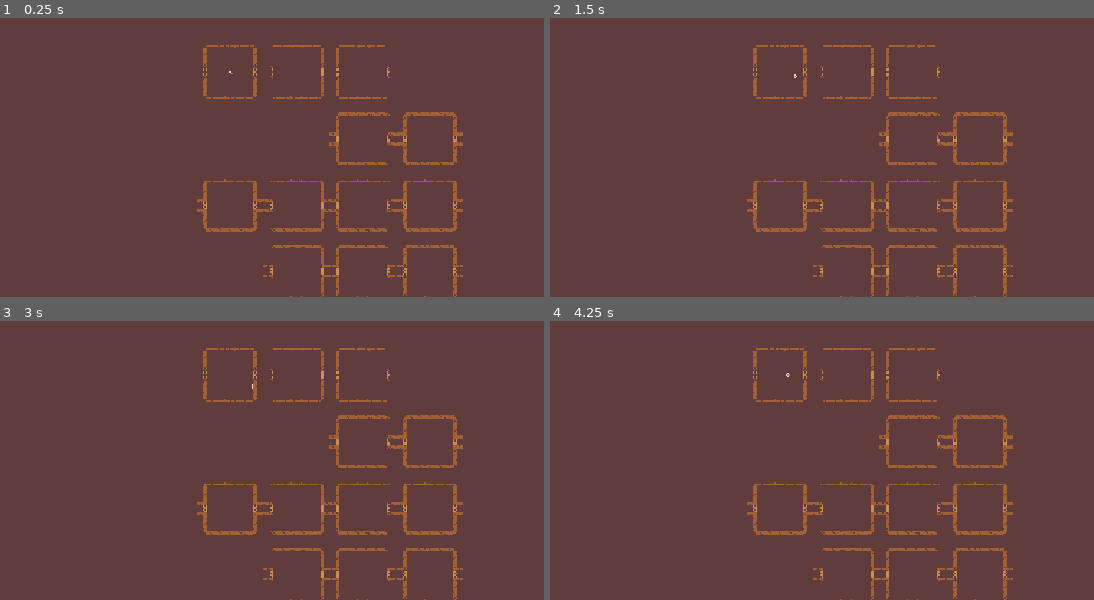
Above: before the commit, frames 1-4 (two rows, left to right).
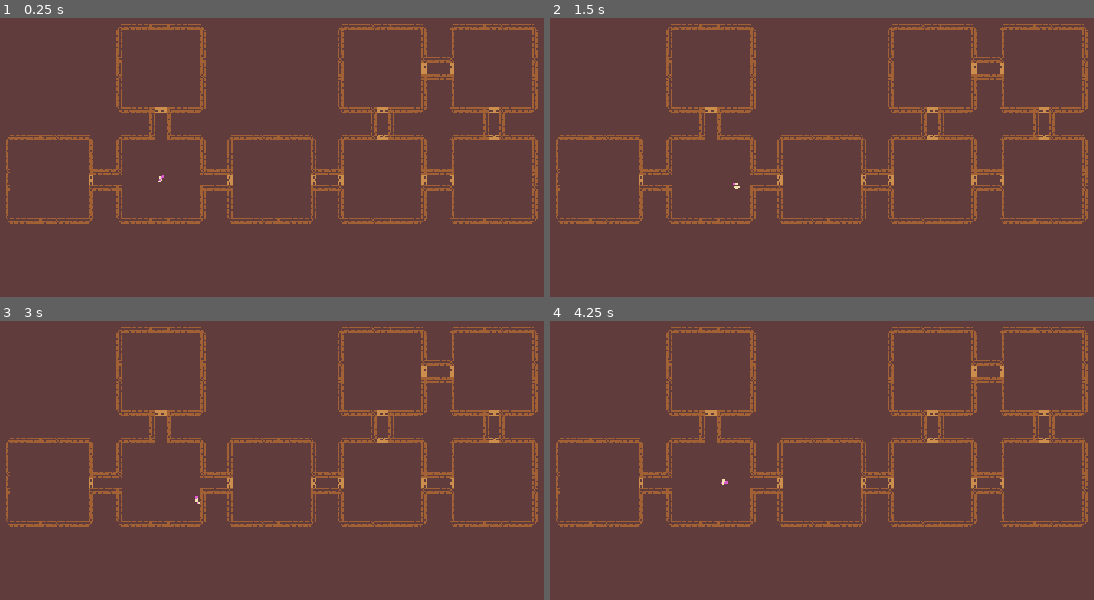
Above: after the commit, the same moments.

Repository: lemendozaru/roguelikeGame
Game: Godot game, scene res://Escenas/Niveles/nivel_01.tscn
The game is run twice, just before and just after one commit, with the same random seed, the same clock (stepped at 60 frames per second) and the same inputs. The project has no main scene, so this scene is started directly.
Inputs (mouse positions are in pixels of both pictures, inside the frame that each line leads up to):
- Up to frame 1 (0.25 s): no input
- Up to frame 2 (1.5 s): tap Enter at 0.5 s; move the mouse to (958, 48) at 0.52 s; hold D (mover_derecha) 0.53-1.28 s; tap Space at 1.25 s; move the mouse to (620, 93) at 1.27 s; hold S (mover_abajo) from 1.28 s (still down)
- Up to frame 3 (3 s): move the mouse to (outside the picture) at 2.02 s; release S (mover_abajo) at 2.03 s; hold D (mover_derecha) 2.03-2.78 s; tap Enter at 2.75 s; move the mouse to (190, 466) at 2.77 s; hold W (mover_arriba) from 2.78 s (still down)
- Up to frame 4 (4.25 s): tap Space at 3.5 s; move the mouse to (1017, 443) at 3.52 s; release W (mover_arriba) at 3.53 s; hold A (mover_izquierda) from 3.53 s (still down)

The runs differ from the first frame. In frame 1, 10% of the frame differs, in the area x 1-99%, y 2-100%; in frame 2, 10%; in frame 3, 10%; in frame 4, 10%.

Commit message:
Generación procedural terminada.
Los cuartos se generan completamente de manera aleatoria con sus puertas cerradas. El personaje ya aparece en el primer cuarto creado. Movimientos del personaje ya agregados.

Falta el ataque, enemigos y dar mayor variedad al mapa. Falta jefes. Falta la UI.

Diff:
--- a/Escenas/Cuartos/plantilla_cuarto.tscn
+++ b/Escenas/Cuartos/plantilla_cuarto.tscn
@@ -40,7 +40,6 @@
 script = ExtResource("2_dlok7")
 
 [node name="Puerta" type="Node2D" parent="EntradaNorte" unique_id=2141231677]
-visible = false
 
 [node name="Tunel" type="TileMapLayer" parent="EntradaNorte/Puerta" unique_id=1341260033]
 tile_map_data = PackedByteArray("AAD+//f/AAAGAAYAAGD+//b/AAAGAAYAAGABAPf/AAAGAAYAAGABAPb/AAAGAAYAAGA=")
@@ -87,6 +86,7 @@
 [node name="EntradaEste" type="Node2D" parent="." unique_id=1856252069]
 rotation = 1.5707964
 script = ExtResource("2_dlok7")
+direccion = 2
 
 [node name="Puerta" type="Node2D" parent="EntradaEste" unique_id=1590941152]
 
@@ -122,7 +122,6 @@
 position = Vector2(0, -47)
 
 [node name="Barrera" type="StaticBody2D" parent="EntradaEste" unique_id=2037948428]
-visible = false
 position = Vector2(0, -60)
 
 [node name="TileMapLayer" type="TileMapLayer" parent="EntradaEste/Barrera" unique_id=460337316]
@@ -136,9 +135,9 @@
 [node name="EntradaSur" type="Node2D" parent="." unique_id=2139889291]
 rotation = 3.1415927
 script = ExtResource("2_dlok7")
+direccion = 3
 
 [node name="Puerta" type="Node2D" parent="EntradaSur" unique_id=847408315]
-visible = false
 
 [node name="Tunel" type="TileMapLayer" parent="EntradaSur/Puerta" unique_id=488080825]
 tile_map_data = PackedByteArray("AAD+//f/AAAGAAYAAGD+//b/AAAGAAYAAGABAPf/AAAGAAYAAGABAPb/AAAGAAYAAGA=")
@@ -185,6 +184,7 @@
 [node name="EntradaOeste" type="Node2D" parent="." unique_id=583542990]
 rotation = 4.712389
 script = ExtResource("2_dlok7")
+direccion = 1
 
 [node name="Puerta" type="Node2D" parent="EntradaOeste" unique_id=528656512]
 
@@ -220,7 +220,6 @@
 position = Vector2(0, -47)
 
 [node name="Barrera" type="StaticBody2D" parent="EntradaOeste" unique_id=1806297928]
-visible = false
 position = Vector2(0, -60)
 
 [node name="TileMapLayer" type="TileMapLayer" parent="EntradaOeste/Barrera" unique_id=2000664640]
--- a/Escenas/Niveles/nivel_01.tscn
+++ b/Escenas/Niveles/nivel_01.tscn
@@ -5,10 +5,11 @@
 
 [node name="Principal" type="Node2D" unique_id=150619936]
 
-[node name="Node" type="Node" parent="." unique_id=1751631571]
+[node name="GeneracionCuartos" type="Node" parent="." unique_id=1751631571 node_paths=PackedStringArray("jugador")]
 script = ExtResource("1_afajc")
+jugador = NodePath("../Personaje")
 
 [node name="Personaje" parent="." unique_id=1737639895 instance=ExtResource("1_1pkrl")]
 
 [node name="Camera2D" type="Camera2D" parent="." unique_id=1568157696]
-zoom = Vector2(0.6, 0.6)
+position = Vector2(580, 325)
--- a/Programas/cuarto.gd
+++ b/Programas/cuarto.gd
@@ -1,2 +1,71 @@
 class_name Cuarto
 extends StaticBody2D
+
+enum Direccion
+{
+	NORTE,
+	OESTE,
+	ESTE,
+	SUR
+}
+
+# Determina si las puertas deberían estar abiertas
+@export var puertas_siempre_abiertas : bool = false
+
+# Referencia a las entradas
+@onready var entrada_norte : EntradaCuarto = $EntradaNorte
+@onready var entrada_sur : EntradaCuarto = $EntradaSur
+@onready var entrada_oeste : EntradaCuarto = $EntradaOeste
+@onready var entrada_este : EntradaCuarto = $EntradaEste
+
+# Registra el número de enemigos presentes
+var enemigos_presentes : int
+
+func _ready():
+	pass
+
+func inicializar():
+	pass
+
+func colocar_vecino(direccion_vecino : Direccion, cuarto_vecino : Cuarto):
+	if direccion_vecino == Direccion.NORTE:
+		entrada_norte.colocar_vecino(cuarto_vecino)
+	elif direccion_vecino == Direccion.SUR:
+		entrada_sur.colocar_vecino(cuarto_vecino)
+	elif direccion_vecino == Direccion.OESTE:
+		entrada_oeste.colocar_vecino(cuarto_vecino)
+	elif direccion_vecino == Direccion.ESTE:
+		entrada_este.colocar_vecino(cuarto_vecino)
+
+func jugador_entra(direccion_entrada : Direccion, jugador : CharacterBody2D, primer_cuarto : bool = false):
+	if direccion_entrada == Direccion.NORTE:
+		jugador.global_position = entrada_norte.jugador_spawn.global_position
+	elif direccion_entrada == Direccion.SUR:
+		jugador.global_position = entrada_sur.jugador_spawn.global_position
+	elif direccion_entrada == Direccion.OESTE:
+		jugador.global_position = entrada_oeste.jugador_spawn.global_position
+	elif direccion_entrada == Direccion.ESTE:
+		jugador.global_position = entrada_este.jugador_spawn.global_position
+
+	if primer_cuarto:
+		jugador.global_position = global_position
+
+	if enemigos_presentes > 0 and not puertas_siempre_abiertas:
+		cerrar_puertas()
+	else:
+		abrir_puertas()
+
+func _enemigo_derrotado(enemigo):
+	pass
+
+func abrir_puertas():
+	entrada_norte.abrir_puerta()
+	entrada_sur.abrir_puerta()
+	entrada_oeste.abrir_puerta()
+	entrada_este.abrir_puerta()
+
+func cerrar_puertas():
+	entrada_norte.cerrar_puerta()
+	entrada_sur.cerrar_puerta()
+	entrada_oeste.cerrar_puerta()
+	entrada_este.cerrar_puerta()
--- a/Programas/entrada_cuarto.gd
+++ b/Programas/entrada_cuarto.gd
@@ -1 +1,52 @@
+class_name  EntradaCuarto
 extends Node2D
+
+@export var direccion : Cuarto.Direccion = Cuarto.Direccion.NORTE
+
+@onready var barrera : StaticBody2D = $Barrera
+@onready var barrera_collider : CollisionShape2D = $Barrera/CollisionShape2D
+@onready var puerta : Node2D = $Puerta
+@onready var puerta_cerrada : StaticBody2D = $Puerta/PuertaCerrada
+@onready var puerta_cerrada_collider : CollisionShape2D = $Puerta/PuertaCerrada/CollisionShape2D
+@onready var jugador_spawn : Node2D = $JugadorSpawn
+@onready var disparador_salida : Area2D = $DisparadorSalida
+var vecino : Cuarto
+
+func _ready():
+	disparador_salida.body_entered.connect(_on_body_entered_disparador_salida)
+	colocar_barrera(true)
+
+func colocar_vecino(cuarto_vecino : Cuarto):
+	vecino = cuarto_vecino
+	colocar_barrera(false)
+
+func colocar_barrera(colocar : bool):
+	barrera.visible = colocar
+	barrera_collider.disabled = !colocar
+	puerta.visible = !colocar
+
+func abrir_puerta():
+	if barrera.visible:
+		return
+	puerta_cerrada.visible = false
+	puerta_cerrada_collider.disabled = true
+
+func cerrar_puerta():
+	if barrera.visible:
+		return
+	puerta_cerrada.visible = true
+	puerta_cerrada_collider.visible = false
+
+
+func _on_body_entered_disparador_salida(body):
+	pass
+
+func obtener_direccion_vecino() -> Cuarto.Direccion:
+	if direccion == Cuarto.Direccion.NORTE:
+		return Cuarto.Direccion.SUR
+	elif direccion == Cuarto.Direccion.SUR:
+		return Cuarto.Direccion.NORTE
+	elif direccion == Cuarto.Direccion.OESTE:
+		return Cuarto.Direccion.ESTE
+	else:
+		return Cuarto.Direccion.OESTE
--- a/Programas/generacion_cuartos.gd
+++ b/Programas/generacion_cuartos.gd
@@ -74,10 +74,54 @@
 				continue
 
 			var cuarto : Cuarto = escena_cuarto.instantiate()
+			var es_primer_cuarto : bool = primer_cuarto_x == x and primer_cuarto_y == y
+
 			get_tree().root.add_child.call_deferred(cuarto)
 			cuartos.append(cuarto)
 
 			cuarto.global_position = Vector2(x,y) * cuartos_pos_desfase
+
+			if es_primer_cuarto:
+				primer_cuarto = cuarto
+
+			cuarto.inicializar()
+
+
+	for cuarto in cuartos:
+		var pos_mapa : Vector2 = _obtener_indice_mapa(cuarto)
+		var x = pos_mapa.x
+		var y = pos_mapa.y
+
+		# Checamos vecino en el norte
+		if y > 0 and _obtener_mapa(x, y - 1):
+			cuarto.colocar_vecino.call_deferred(Cuarto.Direccion.NORTE, obtener_cuarto_del_mapa(x, y - 1)
+			)
+		# Checamos vecino en el sur
+		if y < talla_mapa - 1 and _obtener_mapa(x, y + 1):
+			cuarto.colocar_vecino.call_deferred(Cuarto.Direccion.SUR, obtener_cuarto_del_mapa(x, y + 1)
+			)
+		# Checamos vecino en el oeste
+		if x > 0 and _obtener_mapa(x - 1, y):
+			cuarto.colocar_vecino.call_deferred(Cuarto.Direccion.OESTE, obtener_cuarto_del_mapa(x - 1, y)
+			)
+		# Checamos vecino en el este
+		if x < talla_mapa - 1 and _obtener_mapa(x + 1, y):
+			cuarto.colocar_vecino.call_deferred(Cuarto.Direccion.ESTE, obtener_cuarto_del_mapa(x + 1, y)
+			)
+
+	primer_cuarto.jugador_entra.call_deferred(Cuarto.Direccion.NORTE, jugador, true)
+
+func obtener_cuarto_del_mapa(x : int, y : int) -> Cuarto:
+	for cuarto in cuartos:
+		var pos = _obtener_indice_mapa(cuarto)
+		if pos.x != x and pos.y != y:
+			continue
+
+		return cuarto
+	return null
+
+func _obtener_indice_mapa(cuarto : Cuarto) -> Vector2i:
+	return Vector2i(cuarto.global_position / cuartos_pos_desfase)
 
 func _obtener_mapa(x : int, y : int) -> bool:
 	return mapa[x + y * talla_mapa]
